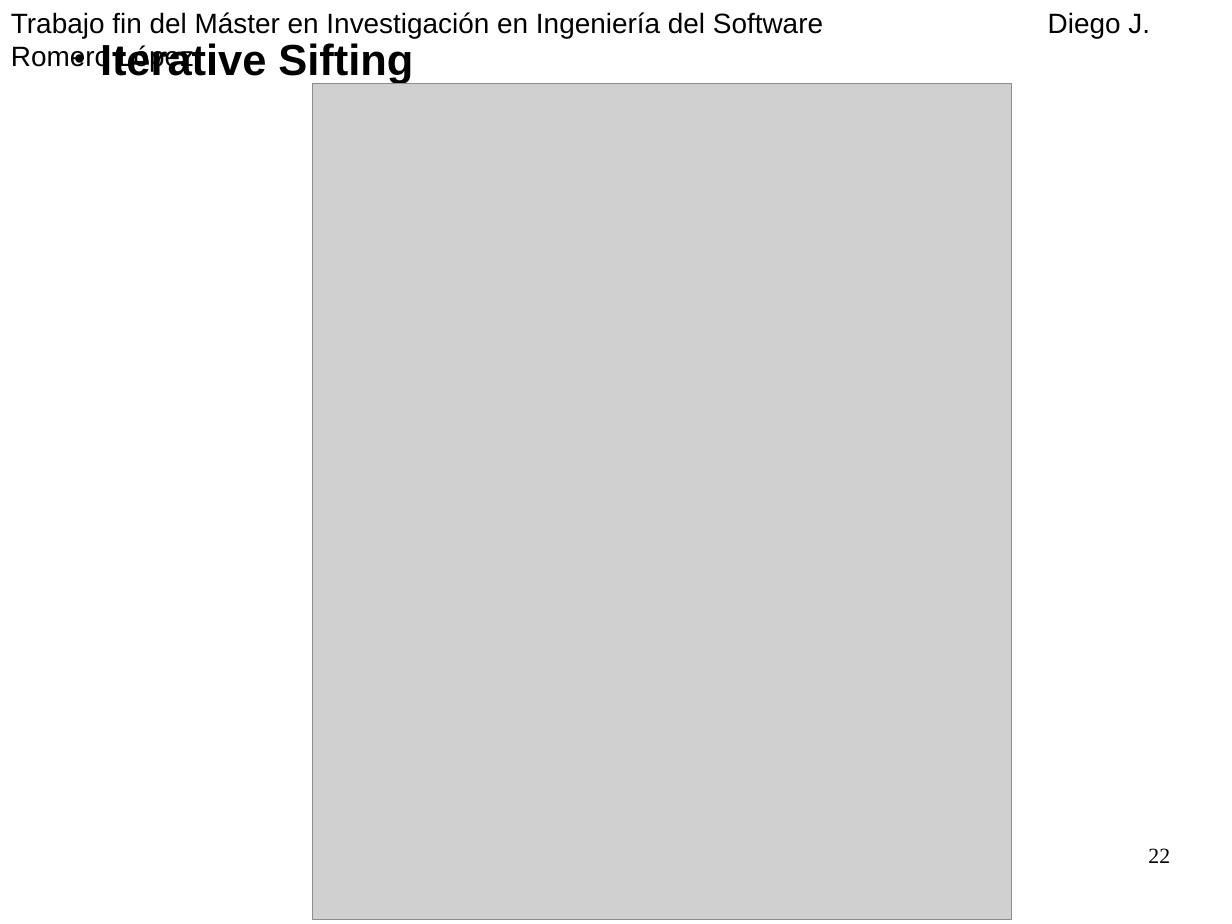
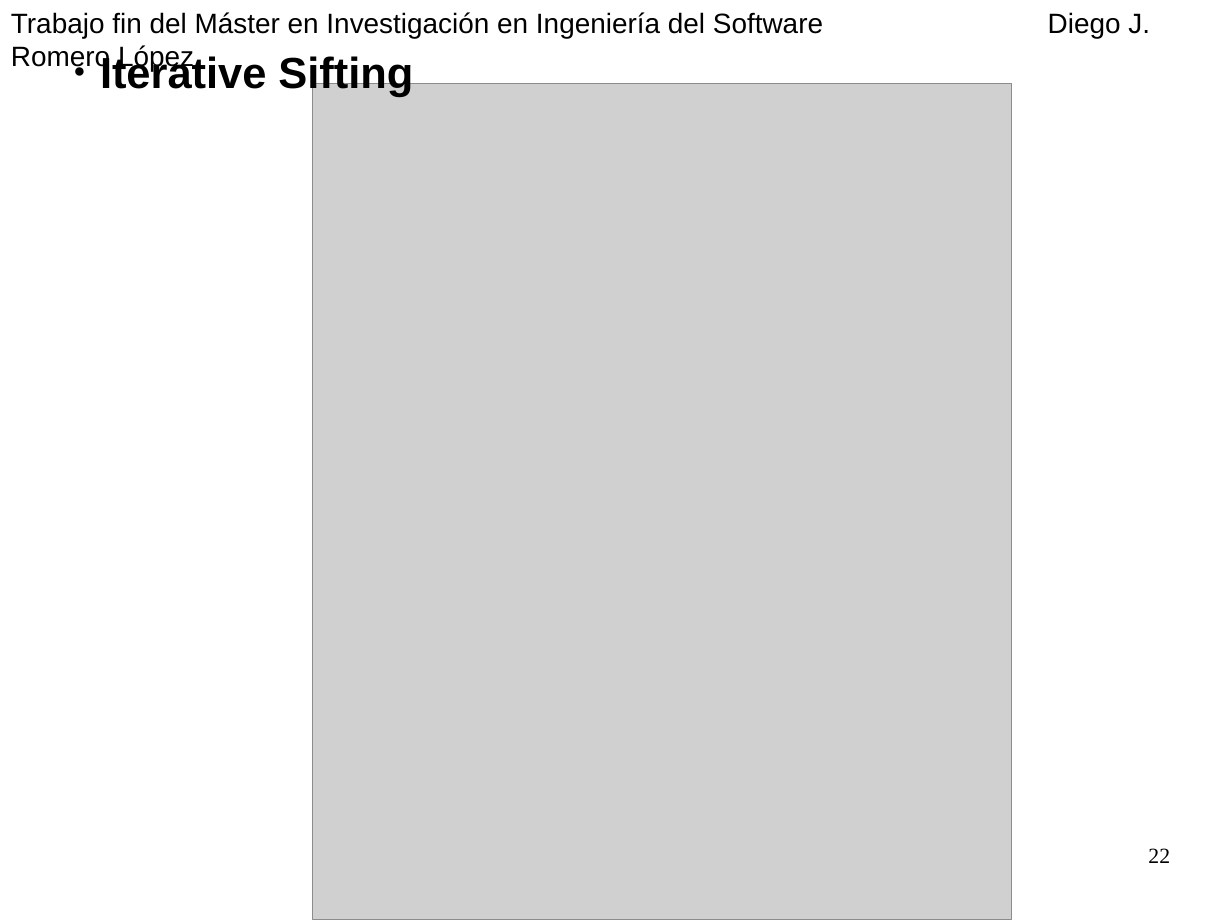
Before and after one commit to diegojromerolopez/djbdd, a slide deck: slide 22 of doc/presentacion.odp. Drawn at 1232x924 pixels with LibreOffice and Linux fonts; fonts in the diff are those of the drawing; grey boxes stand for pictures. Boxes give left, top, right and bottom in pixels: in the first picture for what was removed or moved away, otherwise in the second. Text is boxed around its words. In the diff, an @@ line names an element or a change of style, - is before the commit and + after.

```diff
--- a/doc/presentacion.odp
+++ b/doc/presentacion.odp
@@ text "Iterative Sifting" moved from (x1=100, y1=43, x2=413, y2=84) to (x1=100, y1=53, x2=413, y2=97) @@
```
Also in this commit, not shown: 2 other slides changed, 1 slide added, 2 other files.
